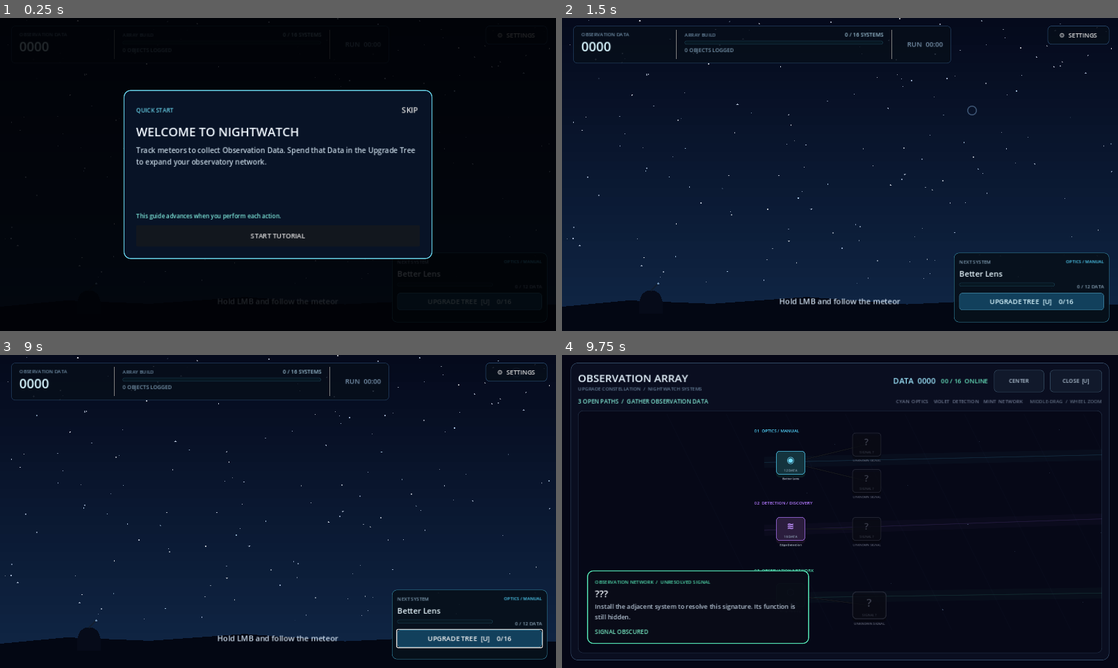
Above: before the commit, frames 1-4 (two rows, left to right).
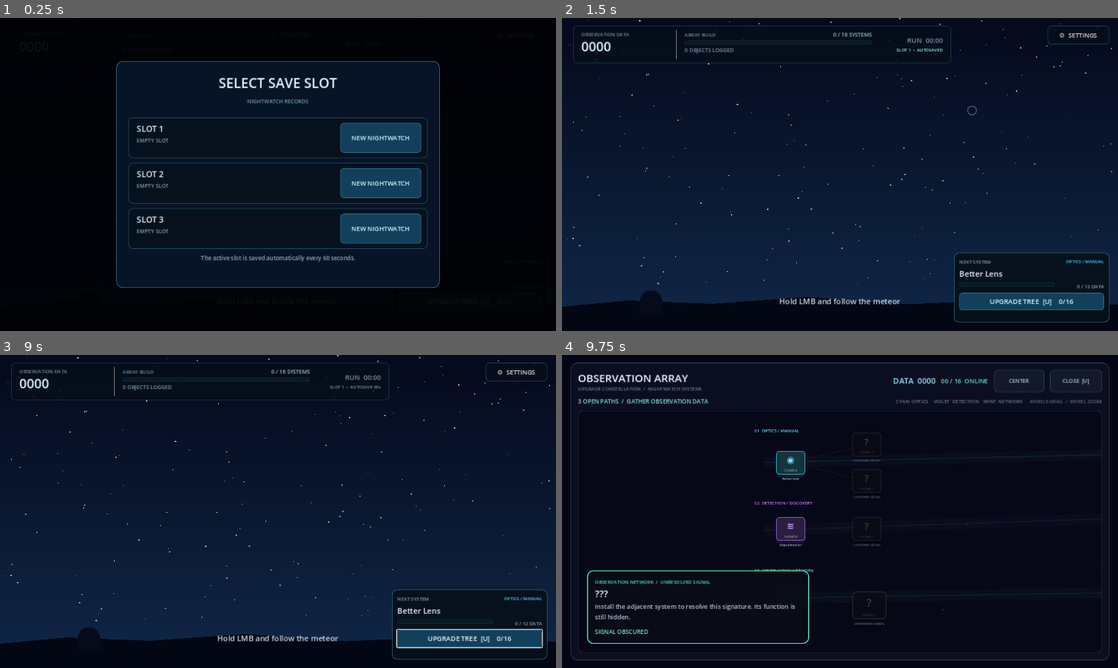
Above: after the commit, the same moments.

Repository: frotrue/nightwatch-array
Game: Godot game, scene res://scenes/main.tscn
Two runs of this game, one before a commit and one after it. Both use one fixed random seed, a clock stepped at 60 frames per second and the inputs below.
Inputs (mouse positions are in pixels of both pictures, inside the frame that each line leads up to):
- Up to frame 1 (0.25 s): no input
- Up to frame 2 (1.5 s): click (940, 136) at 0.5 s, where only the run after the commit has a clickable "NEW NIGHTWATCH"; click "SKIP" at 1.25 s
- Up to frame 3 (9 s): click "UPGRADE TREE [U] 0/16" at 2 s; click "CENTER" at 2.75 s; click "◉" at 3.5 s; click "?" at 4.25 s; click "?" at 5 s; click "≋" at 5.75 s; click "?" at 6.5 s; click "⬡" at 7.25 s; click "?" at 8 s; click "⚙ SETTINGS" at 8.75 s
- Up to frame 4 (9.75 s): tap Enter at 9.5 s; move the mouse to (962, 495) at 9.52 s; hold D from 9.53 s (still down); tap Backspace at 9.6 s; click (962, 495) at 9.67 s

The runs differ from the first frame. In frame 1, 17% of the frame differs, in the area x 7-80%, y 8-87%; in frame 2, 0.3%; in frame 3, 0.3%; in frame 4, nothing differs.
Error in both runs: Invalid call. Nonexistent function 'get_mouse_filter_with_override' in base 'Button'. (res://scripts/observation_controller.gd:222)

Commit message:
feat: add startup save selection and autosave

Diff:
--- a/localization/ui.csv
+++ b/localization/ui.csv
@@ -30,9 +30,16 @@
 TUTORIAL_COMPLETE_BODY,Keep observing to unlock all three branches. The Settings menu also contains three manual save slots.,관측을 계속해 세 분기를 모두 해금하세요. 설정 메뉴에서 3개의 수동 저장 슬롯도 사용할 수 있습니다.
 TUTORIAL_COMPLETE_HINT,Press [U] to close the tree. You can replay this guide from Settings.,[U]로 트리를 닫을 수 있습니다. 이 안내는 설정에서 다시 볼 수 있습니다.
 TUTORIAL_FINISH,BEGIN NIGHTWATCH,나이트워치 시작
+STARTUP_SAVE_TITLE,SELECT SAVE SLOT,저장 슬롯 선택
+STARTUP_SAVE_SUBTITLE,NIGHTWATCH RECORDS,나이트워치 관측 기록
+STARTUP_SAVE_HINT,The active slot is saved automatically every 60 seconds.,선택한 슬롯에 60초마다 자동으로 저장됩니다.
+STARTUP_NEW_GAME,NEW NIGHTWATCH,새 관측 시작
+STARTUP_CONTINUE,CONTINUE,이어하기
+STARTUP_UNAVAILABLE,UNAVAILABLE,사용 불가
 SAVE_SECTION_TITLE,SAVE SLOTS,저장 슬롯
 SAVE_SECTION_HINT,Choose one of three save slots.,세 개의 슬롯 중 하나를 선택하세요.
 SAVE_SLOT_TITLE,SLOT %d,슬롯 %d
+SAVE_ACTIVE_MARKER,  •  ACTIVE,  •  사용 중
 SAVE_SLOT_EMPTY,EMPTY SLOT,빈 슬롯
 SAVE_SLOT_INVALID,SAVE DATA IS DAMAGED,저장 데이터가 손상되었습니다
 SAVE_SLOT_META,%s  •  %02d:%02d  •  DATA %d  •  %d/16,%s  •  %02d:%02d  •  데이터 %d  •  %d/16
@@ -47,6 +54,7 @@
 SAVE_OVERWRITE_CONFIRM,OVERWRITE,덮어쓰기
 SAVE_CANCEL,CANCEL,취소
 BANNER_SLOT_LOADED,SLOT %d LOADED,슬롯 %d을 불러왔습니다
+AUTOSAVE_FAILURE,AUTOSAVE FAILED  •  SLOT %d,자동저장 실패  •  슬롯 %d
 HUD_DATA,OBSERVATION DATA   %04d,관측 데이터   %04d
 HUD_STATUS,OBSERVED  %d    •    ARRAY  %d/%d,관측  %d    •    관측망  %d/%d
 HUD_DATA_CAPTION,OBSERVATION DATA,관측 데이터
@@ -55,6 +63,8 @@
 HUD_OBSERVED_COUNT,%d OBJECTS LOGGED,관측 기록 %d건
 HUD_DATA_GAIN,+%d DATA,+%d 데이터
 HUD_TIME,RUN  %02d:%02d,진행  %02d:%02d
+HUD_ACTIVE_SLOT,SLOT %d  •  AUTOSAVE 60s,슬롯 %d  •  60초 자동저장
+HUD_AUTOSAVED_SLOT,SLOT %d  •  AUTOSAVED,슬롯 %d  •  자동저장 완료
 HUD_TUTORIAL_START,Hold LMB and follow the meteor,마우스 왼쪽 버튼을 누른 채 유성을 따라가세요
 HUD_TUTORIAL_DONE,Observation logged. Open the Upgrade Tree [U] to expand the array.,관측이 기록되었습니다. 업그레이드 트리 [U]에서 관측망을 확장하세요.
 HUD_UPGRADE_BUTTON,UPGRADE TREE  [U]    %d/%d,업그레이드 트리  [U]    %d/%d
--- a/scripts/game.gd
+++ b/scripts/game.gd
@@ -2,6 +2,7 @@
 
 const Balance = preload("res://scripts/game_balance.gd")
 const SoundSynth = preload("res://scripts/sound_synth.gd")
+const AUTOSAVE_INTERVAL_SECONDS := 60.0
 
 @onready var starfield: Node2D = $Starfield
 @onready var meteor_layer: Node2D = $MeteorLayer
@@ -20,6 +21,10 @@
 var elapsed_time: float = 0.0
 var completed: bool = false
 var last_completion_success: bool = false
+var startup_slot_prompt_enabled: bool = true
+var tutorial_auto_start_after_slot: bool = false
+var active_save_slot: int = 0
+var autosave_elapsed: float = 0.0
 
 
 func _ready() -> void:
@@ -33,12 +38,16 @@
 	hud.bind_save_games(save_games)
 	upgrade_tree.bind_progression(progression)
 	upgrade_tree.bind_settings(settings)
+	tutorial_auto_start_after_slot = startup_slot_prompt_enabled and tutorial.auto_start_enabled
+	if startup_slot_prompt_enabled:
+		tutorial.auto_start_enabled = false
 	tutorial.setup(settings, progression)
 	settings.language_changed.connect(_on_language_changed)
 	hud.restart_requested.connect(reset_run)
 	hud.upgrade_tree_requested.connect(upgrade_tree.open_tree)
 	hud.save_slot_requested.connect(_on_save_slot_requested)
 	hud.load_slot_requested.connect(_on_load_slot_requested)
+	hud.startup_slot_selected.connect(_on_startup_slot_selected)
 	hud.tutorial_replay_requested.connect(_on_tutorial_replay_requested)
 	upgrade_tree.tree_opened.connect(tutorial.notify_upgrade_tree_opened)
 	observer.setup(meteor_layer, progression, hud)
@@ -52,11 +61,15 @@
 	events.sky_activity_changed.connect(_on_sky_activity_changed)
 	events.forecast_requested.connect(_on_shower_forecast_requested)
 
-	start_run()
+	if startup_slot_prompt_enabled:
+		hud.open_startup_slots()
+	else:
+		start_run()
 
 
 func start_run() -> void:
 	elapsed_time = 0.0
+	autosave_elapsed = 0.0
 	completed = false
 	last_completion_success = false
 	hud.hide_end()
@@ -78,6 +91,7 @@
 	hud.hide_end()
 	hud.reset_tutorial()
 	start_run()
+	_autosave_active_slot()
 	hud.show_banner(tr("BANNER_RESET"), Color("9bcde5"), 2.0)
 
 
@@ -86,6 +100,11 @@
 		return
 	elapsed_time += delta
 	hud.set_runtime(elapsed_time)
+	if active_save_slot > 0:
+		autosave_elapsed += delta
+		if autosave_elapsed >= AUTOSAVE_INTERVAL_SECONDS:
+			autosave_elapsed = fmod(autosave_elapsed, AUTOSAVE_INTERVAL_SECONDS)
+			_autosave_active_slot()
 
 
 func _unhandled_key_input(event: InputEvent) -> void:
@@ -196,6 +215,7 @@
 	observer.release_target()
 	if success:
 		sound.play_complete()
+	_autosave_active_slot()
 	hud.show_end(success, _build_end_stats())
 
 
@@ -224,6 +244,9 @@
 func _on_save_slot_requested(slot: int) -> void:
 	var error: Error = save_games.save_slot(slot, _build_save_data())
 	if error == OK:
+		active_save_slot = slot
+		autosave_elapsed = 0.0
+		hud.set_active_save_slot(slot)
 		hud.show_save_feedback(tr("SAVE_SUCCESS") % slot, Color("7ee9dc"))
 		sound.play_upgrade()
 	else:
@@ -235,10 +258,68 @@
 	if data.is_empty():
 		hud.show_save_feedback(tr("LOAD_FAILURE") % slot, Color("ff9a86"))
 		return
+	active_save_slot = slot
+	autosave_elapsed = 0.0
+	hud.set_active_save_slot(slot)
 	_apply_save_data(data)
 	hud.close_settings()
 	hud.show_banner(tr("BANNER_SLOT_LOADED") % slot, Color("80e6d2"), 2.2)
 	sound.play_upgrade()
+
+
+func _on_startup_slot_selected(slot: int) -> void:
+	var summary: Dictionary = save_games.get_slot_summary(slot)
+	var exists := bool(summary.get("exists", false))
+	var valid := bool(summary.get("valid", false))
+	if exists and not valid:
+		return
+	active_save_slot = slot
+	autosave_elapsed = 0.0
+	hud.set_active_save_slot(slot)
+	if exists:
+		var data: Dictionary = save_games.load_slot(slot)
+		if data.is_empty():
+			active_save_slot = 0
+			hud.set_active_save_slot(0)
+			return
+		_apply_save_data(data)
+	else:
+		_start_fresh_slot()
+		_autosave_active_slot()
+	hud.close_startup_slots()
+	if exists:
+		hud.show_banner(tr("BANNER_SLOT_LOADED") % slot, Color("80e6d2"), 2.2)
+	_start_tutorial_after_slot_if_needed()
+
+
+func _start_fresh_slot() -> void:
+	completed = false
+	upgrade_tree.close_tree()
+	observer.reset()
+	effects.reset()
+	events.reset()
+	spawner.reset()
+	progression.reset()
+	hud.hide_end()
+	hud.reset_tutorial()
+	start_run()
+
+
+func _start_tutorial_after_slot_if_needed() -> void:
+	if tutorial_auto_start_after_slot and progression.success_count == 0 and not settings.is_tutorial_completed():
+		tutorial.start_tutorial()
+	tutorial_auto_start_after_slot = false
+
+
+func _autosave_active_slot() -> bool:
+	if active_save_slot < 1 or active_save_slot > 3:
+		return false
+	var error: Error = save_games.save_slot(active_save_slot, _build_save_data())
+	if error == OK:
+		hud.show_autosaved(active_save_slot)
+		return true
+	hud.show_banner(tr("AUTOSAVE_FAILURE") % active_save_slot, Color("ff9a86"), 2.0)
+	return false
 
 
 func _on_tutorial_replay_requested() -> void:
@@ -262,6 +343,7 @@
 	completed = false
 	last_completion_success = false
 	elapsed_time = maxf(0.0, float(data.get("elapsed_time", 0.0)))
+	autosave_elapsed = 0.0
 	var progression_data = data.get("progression", {})
 	progression.load_save_data(progression_data if progression_data is Dictionary else {})
 	hud.hide_end()
--- a/scripts/hud.gd
+++ b/scripts/hud.gd
@@ -4,6 +4,7 @@
 signal upgrade_tree_requested
 signal save_slot_requested(slot: int)
 signal load_slot_requested(slot: int)
+signal startup_slot_selected(slot: int)
 signal tutorial_replay_requested
 
 const Balance = preload("res://scripts/game_balance.gd")
@@ -20,6 +21,7 @@
 var array_progress_bar: ProgressBar
 var status_label: Label
 var time_label: Label
+var save_mode_label: Label
 var tutorial_label: Label
 var banner_label: Label
 var tree_panel: PanelContainer
@@ -47,6 +49,13 @@
 var language_selector: OptionButton
 var tutorial_replay_button: Button
 var settings_close_button: Button
+var startup_overlay: Control
+var startup_title: Label
+var startup_subtitle: Label
+var startup_hint: Label
+var startup_slot_titles: Array[Label] = []
+var startup_slot_details: Array[Label] = []
+var startup_slot_buttons: Array[Button] = []
 var save_section_label: Label
 var save_feedback: Label
 var save_slot_titles: Array[Label] = []
@@ -63,6 +72,9 @@
 var data_gain_tween: Tween
 var last_end_success: bool = false
 var paused_by_settings: bool = false
+var paused_by_startup: bool = false
+var active_save_slot: int = 0
+var autosave_status_timer: float = 0.0
 
 
 func _ready() -> void:
@@ -100,6 +112,10 @@
 		banner_label.modulate.a = fade
 		if banner_timer <= 0.0:
 			banner_label.visible = false
+	if autosave_status_timer > 0.0:
+		autosave_status_timer -= delta
+		if autosave_status_timer <= 0.0:
+			_refresh_save_mode_label(false)
 
 
 func set_runtime(seconds: float) -> void:
@@ -211,6 +227,55 @@
 
 func is_settings_open() -> bool:
 	return settings_overlay != null and settings_overlay.visible
+
+
+func open_startup_slots() -> void:
+	if startup_overlay == null or startup_overlay.visible:
+		return
+	startup_overlay.visible = true
+	startup_overlay.move_to_front()
+	paused_by_startup = not get_tree().paused
+	get_tree().paused = true
+	Input.mouse_mode = Input.MOUSE_MODE_VISIBLE
+	_refresh_startup_slots()
+
+
+func close_startup_slots() -> void:
+	if startup_overlay == null or not startup_overlay.visible:
+		return
+	startup_overlay.visible = false
+	if paused_by_startup:
+		get_tree().paused = false
+	paused_by_startup = false
+	Input.mouse_mode = Input.MOUSE_MODE_HIDDEN
+
+
+func is_startup_slots_open() -> bool:
+	return startup_overlay != null and startup_overlay.visible
+
+
+func set_active_save_slot(slot: int) -> void:
+	active_save_slot = slot
+	autosave_status_timer = 0.0
+	_refresh_save_mode_label(false)
+	_refresh_save_slots()
+
+
+func show_autosaved(slot: int) -> void:
+	active_save_slot = slot
+	autosave_status_timer = 2.2
+	_refresh_save_mode_label(true)
+	_refresh_save_slots()
+
+
+func _refresh_save_mode_label(just_saved: bool) -> void:
+	if save_mode_label == null:
+		return
+	save_mode_label.visible = active_save_slot > 0
+	if active_save_slot <= 0:
+		return
+	save_mode_label.text = tr("HUD_AUTOSAVED_SLOT") % active_save_slot if just_saved else tr("HUD_ACTIVE_SLOT") % active_save_slot
+	save_mode_label.add_theme_color_override("font_color", Color("8fffe5") if just_saved else Color("7897ad"))
 
 
 func _unhandled_key_input(event: InputEvent) -> void:
@@ -345,6 +410,15 @@
 		load_slot_requested.emit(slot)
 
 
+func _on_startup_slot_pressed(slot: int) -> void:
+	if save_game_controller == null:
+		return
+	var summary: Dictionary = save_game_controller.get_slot_summary(slot)
+	if bool(summary.get("exists", false)) and not bool(summary.get("valid", false)):
+		return
+	startup_slot_selected.emit(slot)
+
+
 func _on_overwrite_confirmed() -> void:
 	if pending_overwrite_slot < 1:
 		return
@@ -360,26 +434,53 @@
 		var index := slot - 1
 		var summary: Dictionary = save_game_controller.get_slot_summary(slot)
 		save_slot_titles[index].text = tr("SAVE_SLOT_TITLE") % slot
+		if slot == active_save_slot:
+			save_slot_titles[index].text += tr("SAVE_ACTIVE_MARKER")
 		var exists := bool(summary.get("exists", false))
 		var valid := bool(summary.get("valid", false))
 		load_slot_buttons[index].disabled = not exists or not valid
 		save_slot_buttons[index].text = tr("SAVE_OVERWRITE") if exists and valid else tr("SAVE_ACTION")
 		load_slot_buttons[index].text = tr("LOAD_ACTION")
-		if not exists:
-			save_slot_details[index].text = tr("SAVE_SLOT_EMPTY")
-		elif not valid:
-			save_slot_details[index].text = tr("SAVE_SLOT_INVALID")
+		save_slot_details[index].text = _format_slot_details(summary)
+	_refresh_startup_slots()
+
+
+func _refresh_startup_slots() -> void:
+	if save_game_controller == null or startup_slot_titles.size() != 3:
+		return
+	for slot in range(1, 4):
+		var index := slot - 1
+		var summary: Dictionary = save_game_controller.get_slot_summary(slot)
+		var exists := bool(summary.get("exists", false))
+		var valid := bool(summary.get("valid", false))
+		startup_slot_titles[index].text = tr("SAVE_SLOT_TITLE") % slot
+		startup_slot_details[index].text = _format_slot_details(summary)
+		startup_slot_buttons[index].disabled = exists and not valid
+		if exists and valid:
+			startup_slot_buttons[index].text = tr("STARTUP_CONTINUE")
+		elif exists:
+			startup_slot_buttons[index].text = tr("STARTUP_UNAVAILABLE")
 		else:
-			var saved_at := int(summary.get("saved_at", 0))
-			var timezone: Dictionary = Time.get_time_zone_from_system()
-			var local_saved_at := saved_at + int(timezone.get("bias", 0)) * 60
-			var date := Time.get_datetime_dict_from_unix_time(local_saved_at)
-			var stamp := "%04d-%02d-%02d %02d:%02d" % [date.year, date.month, date.day, date.hour, date.minute]
-			var seconds := int(summary.get("elapsed_time", 0.0))
-			save_slot_details[index].text = tr("SAVE_SLOT_META") % [
-				stamp, seconds / 60, seconds % 60,
-				int(summary.get("observation_data", 0.0)), int(summary.get("upgrade_level", 0))
-			]
+			startup_slot_buttons[index].text = tr("STARTUP_NEW_GAME")
+
+
+func _format_slot_details(summary: Dictionary) -> String:
+	var exists := bool(summary.get("exists", false))
+	var valid := bool(summary.get("valid", false))
+	if not exists:
+		return tr("SAVE_SLOT_EMPTY")
+	if not valid:
+		return tr("SAVE_SLOT_INVALID")
+	var saved_at := int(summary.get("saved_at", 0))
+	var timezone: Dictionary = Time.get_time_zone_from_system()
+	var local_saved_at := saved_at + int(timezone.get("bias", 0)) * 60
+	var date := Time.get_datetime_dict_from_unix_time(local_saved_at)
+	var stamp := "%04d-%02d-%02d %02d:%02d" % [date.year, date.month, date.day, date.hour, date.minute]
+	var seconds := int(summary.get("elapsed_time", 0.0))
+	return tr("SAVE_SLOT_META") % [
+		stamp, seconds / 60, seconds % 60,
+		int(summary.get("observation_data", 0.0)), int(summary.get("upgrade_level", 0))
+	]
 
 
 func _on_language_selected(index: int) -> void:
@@ -412,6 +513,9 @@
 	settings_language_label.text = tr("SETTINGS_LANGUAGE")
 	settings_hint.text = tr("SETTINGS_LANGUAGE_HINT")
 	tutorial_replay_button.text = tr("TUTORIAL_REPLAY")
+	startup_title.text = tr("STARTUP_SAVE_TITLE")
+	startup_subtitle.text = tr("STARTUP_SAVE_SUBTITLE")
+	startup_hint.text = tr("STARTUP_SAVE_HINT")
 	save_section_label.text = tr("SAVE_SECTION_TITLE")
 	save_feedback.text = tr("SAVE_SECTION_HINT")
 	settings_close_button.text = tr("SETTINGS_CLOSE")
@@ -433,6 +537,7 @@
 	])
 	last_runtime_second = -1
 	last_tracking_text = ""
+	_refresh_save_mode_label(autosave_status_timer > 0.0)
 	if progression != null:
 		_refresh_progression()
 	_refresh_save_slots()
@@ -522,11 +627,20 @@
 	var second_divider := VSeparator.new()
 	second_divider.mouse_filter = Control.MOUSE_FILTER_IGNORE
 	top_row.add_child(second_divider)
+	var run_column := VBoxContainer.new()
+	run_column.mouse_filter = Control.MOUSE_FILTER_IGNORE
+	run_column.custom_minimum_size = Vector2(112, 0)
+	run_column.alignment = BoxContainer.ALIGNMENT_CENTER
+	run_column.add_theme_constant_override("separation", 2)
+	top_row.add_child(run_column)
 	time_label = _make_label(tr("HUD_TIME") % [0, 0], 14, Color("7893ac"))
-	time_label.custom_minimum_size = Vector2(88, 0)
 	time_label.horizontal_alignment = HORIZONTAL_ALIGNMENT_RIGHT
 	time_label.vertical_alignment = VERTICAL_ALIGNMENT_CENTER
-	top_row.add_child(time_label)
+	save_mode_label = _make_label("", 9, Color("7897ad"))
+	save_mode_label.horizontal_alignment = HORIZONTAL_ALIGNMENT_RIGHT
+	save_mode_label.visible = false
+	run_column.add_child(time_label)
+	run_column.add_child(save_mode_label)
 
 	banner_label = _make_label("", 24, Color.WHITE)
 	banner_label.set_anchors_preset(Control.PRESET_CENTER_TOP)
@@ -654,6 +768,88 @@
 	settings_button.add_theme_stylebox_override("hover", _panel_style(Color(0.04, 0.10, 0.16, 0.96), Color("62b7d4"), 8))
 	settings_button.pressed.connect(open_settings)
 	root_control.add_child(settings_button)
+	_build_startup_slots_ui()
+
+
+func _build_startup_slots_ui() -> void:
+	startup_overlay = Control.new()
+	startup_overlay.name = "StartupSaveSlots"
+	startup_overlay.set_anchors_and_offsets_preset(Control.PRESET_FULL_RECT)
+	startup_overlay.mouse_filter = Control.MOUSE_FILTER_STOP
+	startup_overlay.visible = false
+	root_control.add_child(startup_overlay)
+	var dim := ColorRect.new()
+	dim.color = Color(0.002, 0.007, 0.02, 0.94)
+	dim.set_anchors_and_offsets_preset(Control.PRESET_FULL_RECT)
+	dim.mouse_filter = Control.MOUSE_FILTER_STOP
+	startup_overlay.add_child(dim)
+	var panel := PanelContainer.new()
+	panel.set_anchors_preset(Control.PRESET_CENTER)
+	panel.offset_left = -335.0
+	panel.offset_top = -235.0
+	panel.offset_right = 335.0
+	panel.offset_bottom = 235.0
+	panel.add_theme_stylebox_override("panel", _panel_style(Color("071426"), Color("4c8aa8"), 14))
+	startup_overlay.add_child(panel)
+	var margin := MarginContainer.new()
+	for side in ["margin_left", "margin_top", "margin_right", "margin_bottom"]:
+		margin.add_theme_constant_override(side, 24)
+	panel.add_child(margin)
+	var column := VBoxContainer.new()
+	column.add_theme_constant_override("separation", 10)
+	margin.add_child(column)
+	startup_title = _make_label(tr("STARTUP_SAVE_TITLE"), 28, Color("e8f6ff"))
+	startup_title.horizontal_alignment = HORIZONTAL_ALIGNMENT_CENTER
+	startup_subtitle = _make_label(tr("STARTUP_SAVE_SUBTITLE"), 11, Color("6f9ab2"))
+	startup_subtitle.horizontal_alignment = HORIZONTAL_ALIGNMENT_CENTER
+	column.add_child(startup_title)
+	column.add_child(startup_subtitle)
+	var divider := HSeparator.new()
+	column.add_child(divider)
+	for slot in range(1, 4):
+		_build_startup_slot_row(column, slot)
+	startup_hint = _make_label(tr("STARTUP_SAVE_HINT"), 12, Color("8ba7b9"))
+	startup_hint.horizontal_alignment = HORIZONTAL_ALIGNMENT_CENTER
+	startup_hint.autowrap_mode = TextServer.AUTOWRAP_WORD_SMART
+	column.add_child(startup_hint)
+
+
+func _build_startup_slot_row(parent: VBoxContainer, slot: int) -> void:
+	var row_panel := PanelContainer.new()
+	row_panel.custom_minimum_size = Vector2(0, 84)
+	row_panel.add_theme_stylebox_override("panel", _panel_style(Color(0.025, 0.065, 0.11, 0.9), Color(0.20, 0.43, 0.58, 0.66), 9))
+	parent.add_child(row_panel)
+	var row_margin := MarginContainer.new()
+	row_margin.add_theme_constant_override("margin_left", 16)
+	row_margin.add_theme_constant_override("margin_right", 12)
+	row_margin.add_theme_constant_override("margin_top", 10)
+	row_margin.add_theme_constant_override("margin_bottom", 10)
+	row_panel.add_child(row_margin)
+	var row := HBoxContainer.new()
+	row.add_theme_constant_override("separation", 12)
+	row_margin.add_child(row)
+	var info := VBoxContainer.new()
+	info.size_flags_horizontal = Control.SIZE_EXPAND_FILL
+	info.add_theme_constant_override("separation", 3)
+	row.add_child(info)
+	var title := _make_label(tr("SAVE_SLOT_TITLE") % slot, 17, Color("e8f6ff"))
+	var details := _make_label(tr("SAVE_SLOT_EMPTY"), 11, Color("829caf"))
+	details.text_overrun_behavior = TextServer.OVERRUN_TRIM_ELLIPSIS
+	info.add_child(title)
+	info.add_child(details)
+	var select_button := Button.new()
+	select_button.text = tr("STARTUP_NEW_GAME")
+	select_button.custom_minimum_size = Vector2(168, 52)
+	select_button.add_theme_font_size_override("font_size", 13)
+	select_button.add_theme_color_override("font_color", Color("d9f7ff"))
+	select_button.add_theme_stylebox_override("normal", _panel_style(Color("12405c"), Color("387794"), 7))
+	select_button.add_theme_stylebox_override("hover", _panel_style(Color("185b79"), Color("68b4d2"), 7))
+	select_button.add_theme_stylebox_override("pressed", _panel_style(Color("0d3047"), Color("78d9ef"), 7))
+	select_button.pressed.connect(_on_startup_slot_pressed.bind(slot))
+	row.add_child(select_button)
+	startup_slot_titles.append(title)
+	startup_slot_details.append(details)
+	startup_slot_buttons.append(select_button)
 
 
 func _build_debug_panel() -> void:
--- a/tests/smoke_test.gd
+++ b/tests/smoke_test.gd
@@ -20,13 +20,37 @@
 		quit(1)
 		return
 	var game = packed.instantiate()
+	game.startup_slot_prompt_enabled = false
 	game.get_node("Tutorial").auto_start_enabled = false
 	root.add_child(game)
 	await process_frame
 	await process_frame
+	var startup_save_directory := "user://nightwatch_startup_smoke_saves"
+	_cleanup_smoke_saves(startup_save_directory)
+	game.save_games.set_save_directory(startup_save_directory)
+	game.hud.open_startup_slots()
+	_check(game.hud.is_startup_slots_open() and paused, "startup save-slot picker pauses the game")
+	_check(game.hud.startup_slot_buttons.size() == 3, "startup picker exposes exactly three save slots")
+	game._on_startup_slot_selected(2)
+	_check(not game.hud.is_startup_slots_open() and not paused, "choosing a startup slot enters the game")
+	_check(game.active_save_slot == 2 and game.save_games.has_slot(2), "an empty startup slot creates and activates a new save")
+	game.progression.add_debug_data(23.0)
+	game.autosave_elapsed = game.AUTOSAVE_INTERVAL_SECONDS - 0.1
+	game._process(0.2)
+	var autosaved_data: Dictionary = game.save_games.load_slot(2)
+	var autosaved_progression: Dictionary = autosaved_data.get("progression", {})
+	_check(int(autosaved_progression.get("observation_data", 0.0)) == 23, "active slot autosaves current progress after 60 seconds")
+	_check(game.autosave_elapsed < 1.0, "autosave interval resets after writing")
+	game.progression.reset()
+	game._on_startup_slot_selected(2)
+	_check(int(game.progression.observation_data) == 23, "choosing an occupied startup slot resumes its autosave")
+	_cleanup_smoke_saves(startup_save_directory)
+	game.active_save_slot = 0
+	game.hud.set_active_save_slot(0)
 	var smoke_save_directory := "user://nightwatch_smoke_saves"
 	_cleanup_smoke_saves(smoke_save_directory)
 	game.save_games.set_save_directory(smoke_save_directory)
+	game.reset_run()
 	var engine_version: Dictionary = Engine.get_version_info()
 	var has_high_polling_fix := (
 		int(engine_version.major) > 4
Binary file changed: localization/ui.en.translation
Binary file changed: localization/ui.ko.translation
